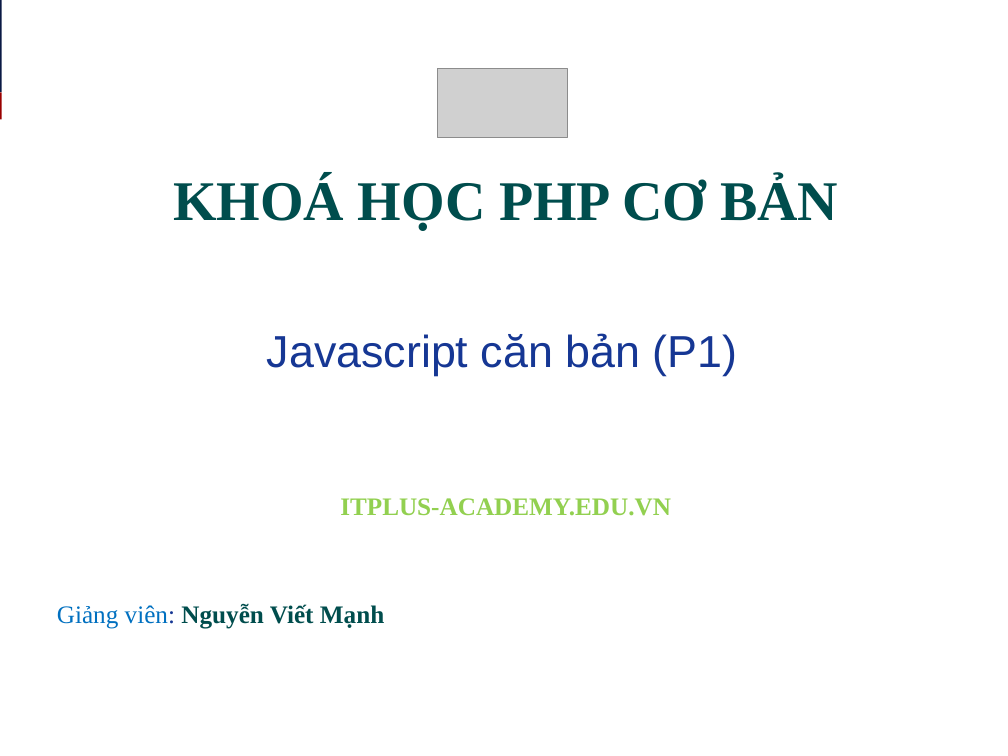
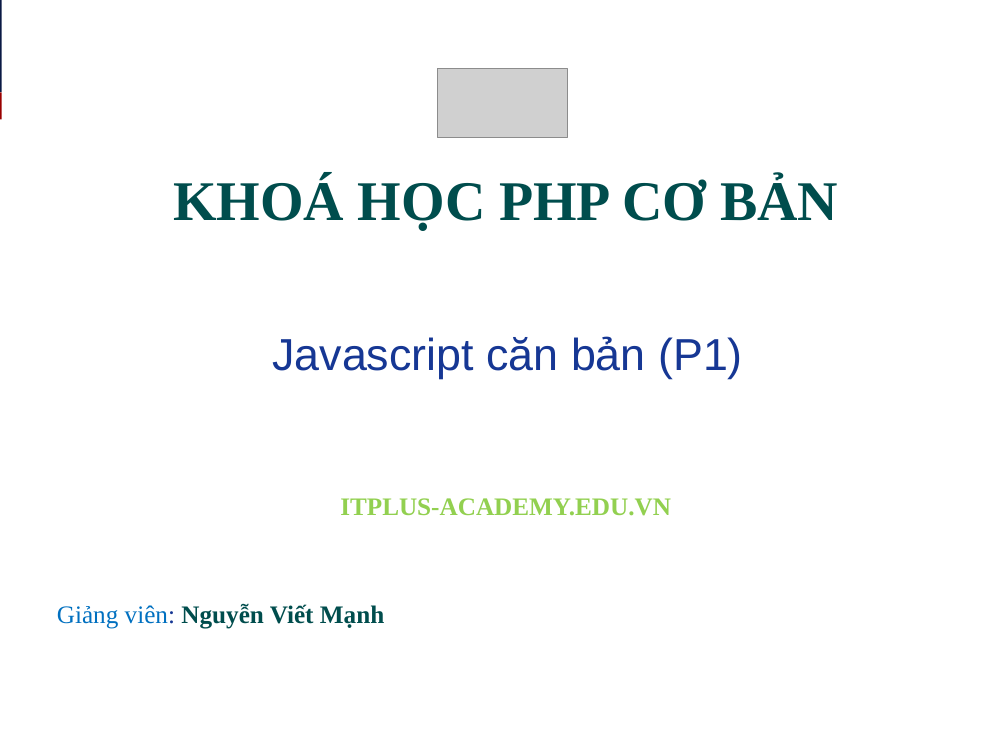
Before and after one commit to nguyenvietmanhit/php1019e2, a slide deck: slide 1 of Day06_Javascript_Basic_Part_1/Slide_bai_giang/Javascript_can_ban_phan_1.ppt. Drawn at 1008x756 pixels with LibreOffice and Linux fonts; fonts in the diff are those of the drawing; grey boxes stand for pictures. Boxes give left, top, right and bottom in pixels: in the first picture for what was removed or moved away, otherwise in the second. Text is boxed around its words. In the diff, an @@ line names an element or a change of style, - is before the commit and + after.

Commit message:
Update noi dung ngay 6 - Javascript can ban phan 1

```diff
--- a/Day06_Javascript_Basic_Part_1/Slide_bai_giang/Javascript_can_ban_phan_1.ppt
+++ b/Day06_Javascript_Basic_Part_1/Slide_bai_giang/Javascript_can_ban_phan_1.ppt
@@ text "Javascript căn bản (P1)" moved from (x1=267, y1=333, x2=738, y2=376) to (x1=272, y1=336, x2=743, y2=379) @@
```
Also in this commit, not shown: 3 other files.
